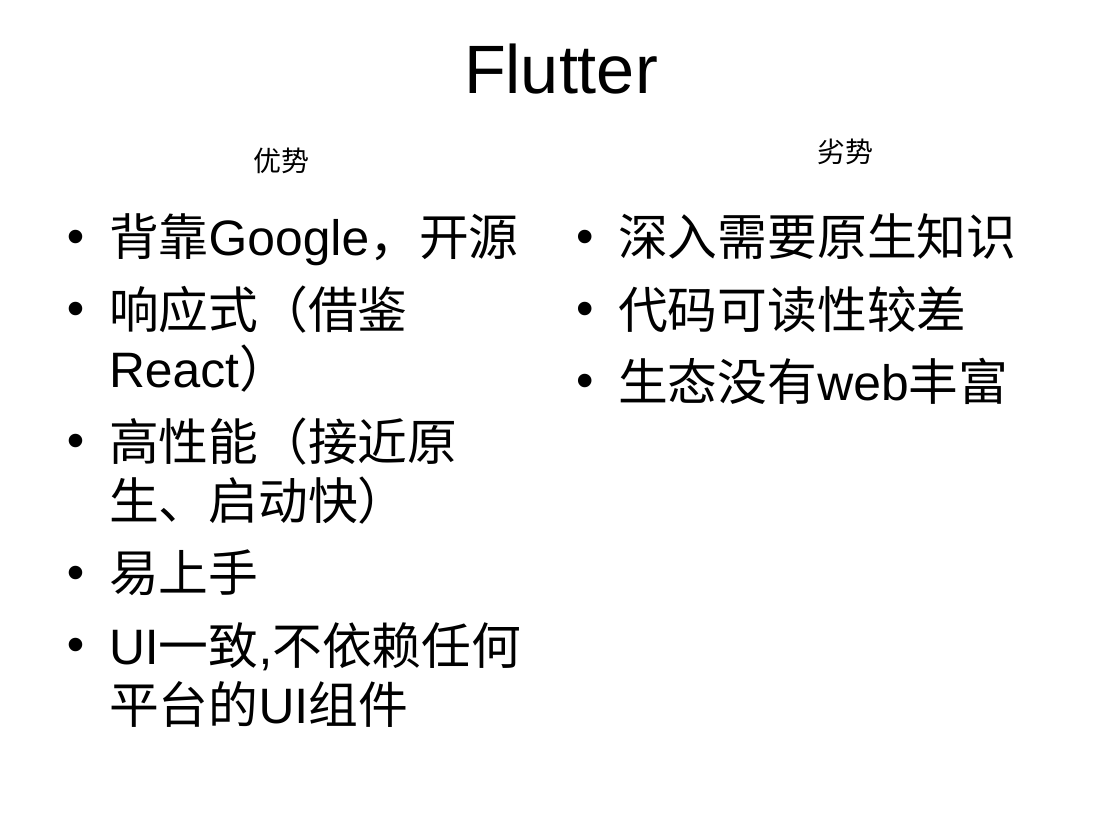
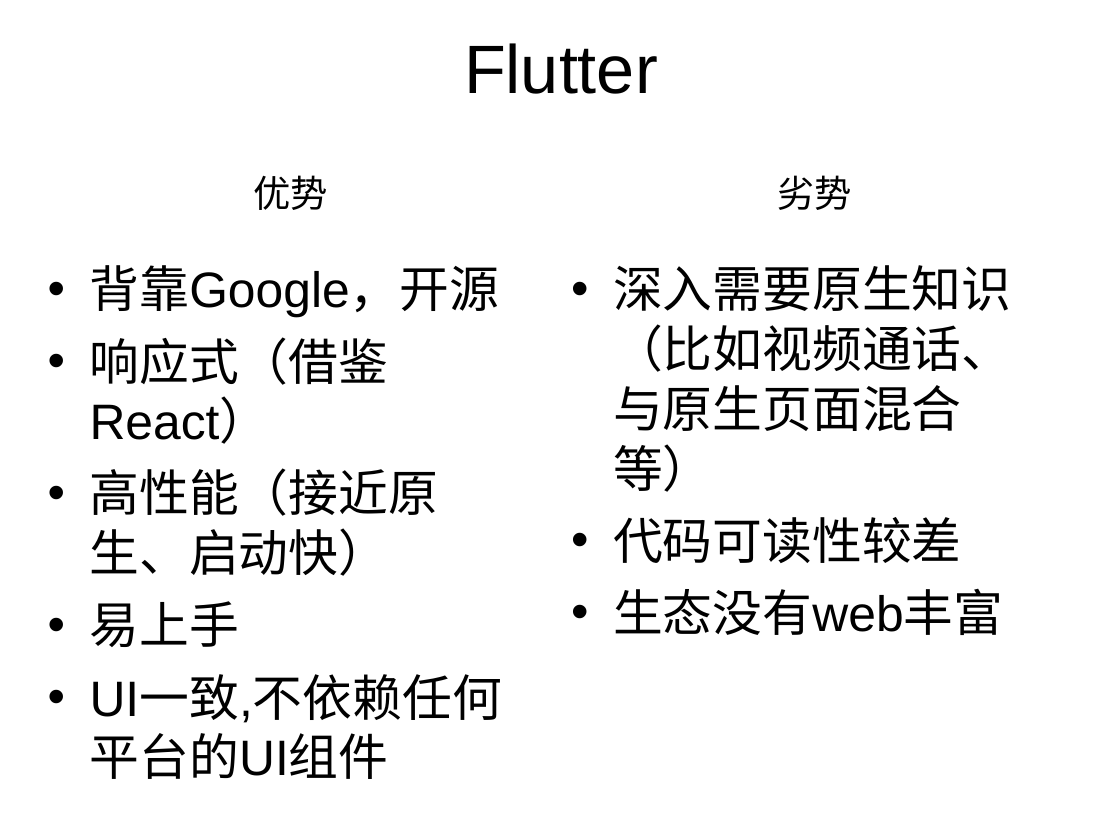
Before and after one commit to Newbit13/demo, a slide deck: slide 9 of flutter_demo/分享/跨端技术flutter分享.ppt (slide 7 before the commit). Drawn at 1120x840 pixels with LibreOffice and Linux fonts; fonts in the diff are those of the drawing. Boxes give left, top, right and bottom in pixels: in the first picture for what was removed or moved away, otherwise in the second. Text is boxed around its words. In the diff, an @@ line names an element or a change of style, - is before the commit and + after.

```diff
--- a/flutter_demo/分享/跨端技术flutter分享.ppt
+++ b/flutter_demo/分享/跨端技术flutter分享.ppt
@@ text "优势": place and size @@
-text "优势" at <box>254,147,310,174</box>
+text "优势" at <box>254,175,329,210</box>
@@ text "优势" at <box>254,175,329,210</box>: size 18 to 24 pt @@
@@ text "劣势" at <box>777,175,852,210</box>: size 18 to 24 pt @@
@@ text "劣势": place and size @@
-text "劣势" at <box>818,138,874,164</box>
+text "劣势" at <box>777,175,852,210</box>
@@ text "背靠Google，开源": place and size @@
-text "背靠Google，开源" at <box>109,213,521,727</box>
+text "背靠Google，开源" at <box>90,265,502,779</box>
@@ text "深入需要原生知识（比如视频通话、与原生页面混合等）": place and size @@
-text "深入需要原生知识（比如视频通话、与原生页面混合等）" at <box>618,213,1016,404</box>
+text "深入需要原生知识（比如视频通话、与原生页面混合等）" at <box>613,265,1011,635</box>
@@ text at <box>613,265,1011,492</box>: text changed @@
-• 深入需要原生知识
+• 深入需要原生知识（比如视频通话、与原生页面混合等）
```
Also in this commit, not shown: 3 other slides changed, 7 slides added, 2 slides removed, 11 other files.
